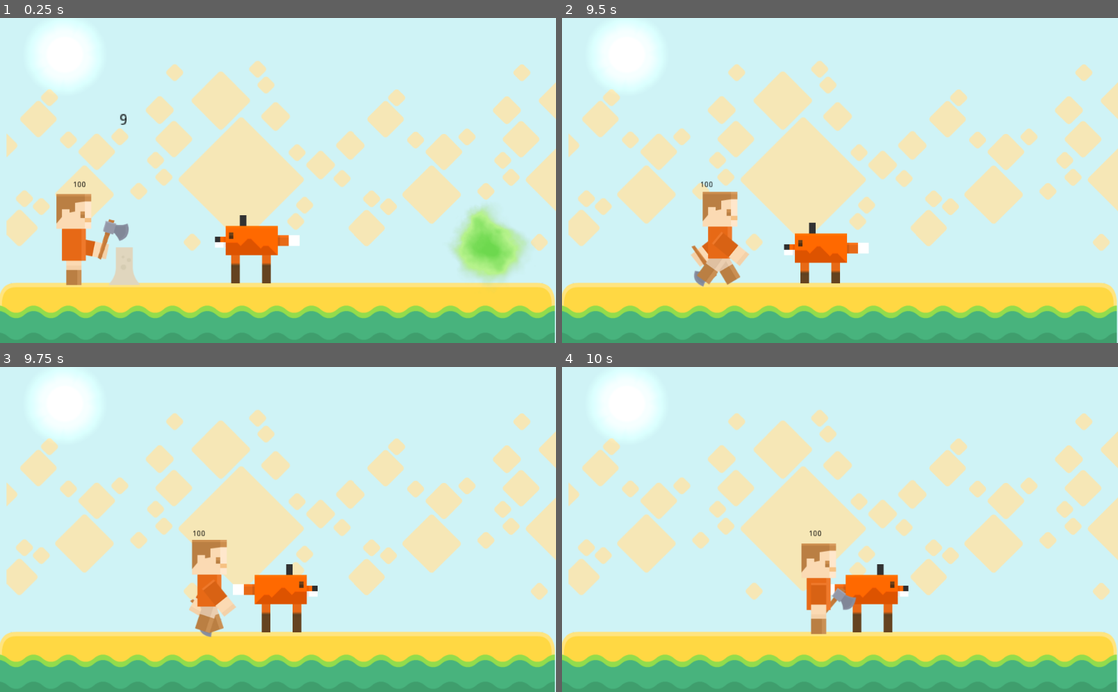
Above: before the commit, frames 1-4 (two rows, left to right).
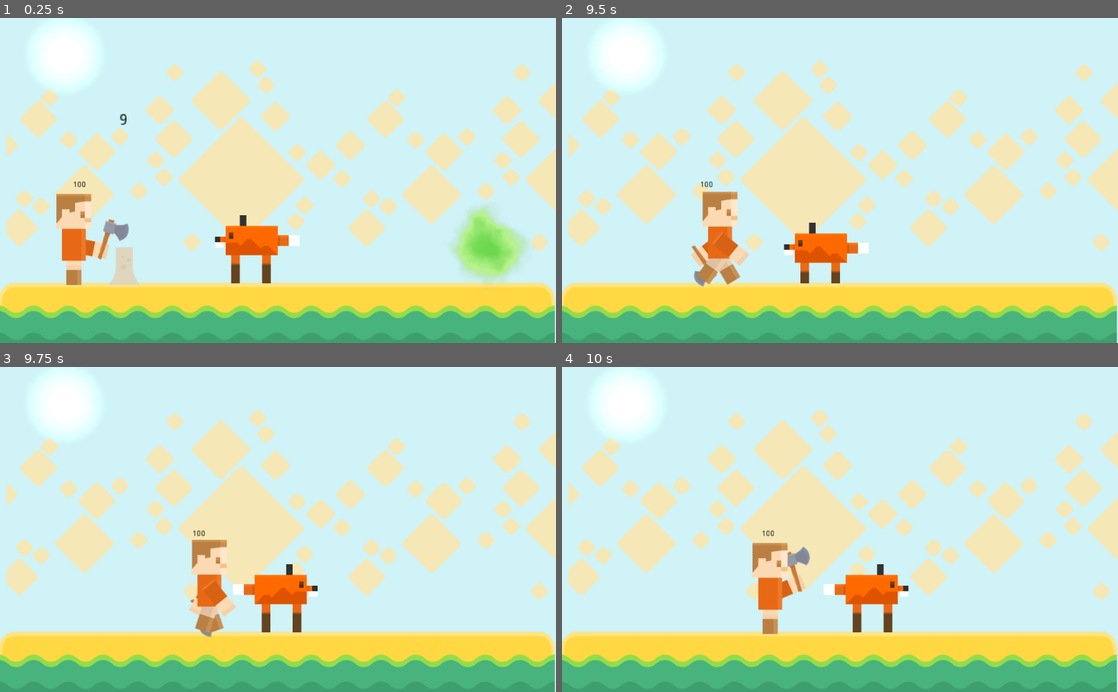
Above: after the commit, the same moments.

Repository: thiagola92/gamejamplus-2020
Game: Godot game, scene res://scenes/Main.tscn
Two runs of this game, one before a commit and one after it. Both use one fixed random seed, a clock stepped at 60 frames per second and the inputs below. The project has no main scene, so this scene is started directly.
Inputs:
- Up to frame 1 (0.25 s): no input
- Up to frame 2 (9.5 s): hold D 0.53-1.28 s; hold A 1.28-2.03 s; hold D 2.03-3.53 s; hold A 3.53-5.78 s; hold D 5.78-8.03 s; hold A from 8.03 s (still down)
- Up to frame 3 (9.75 s): release A at 9.53 s; hold D from 9.53 s (still down)
- Up to frame 4 (10 s): keep holding D

Frames 1-3 are identical in both runs. In frame 4, 2.8% of the frame differs, in the area x 34-53%, y 50-83%.

Commit message:
Update enemy and wall

Diff:
--- a/Game/scenes/Enemy.tscn
+++ b/Game/scenes/Enemy.tscn
@@ -17,14 +17,14 @@
 
 [sub_resource type="SpriteFrames" id=2]
 animations = [ {
+"frames": [ ExtResource( 9 ), ExtResource( 6 ), ExtResource( 8 ), ExtResource( 7 ), ExtResource( 5 ), ExtResource( 3 ), ExtResource( 1 ), ExtResource( 4 ) ],
+"loop": true,
+"name": "run",
+"speed": 5.0
+}, {
 "frames": [ ExtResource( 10 ), ExtResource( 11 ) ],
 "loop": true,
 "name": "attack",
-"speed": 5.0
-}, {
-"frames": [ ExtResource( 9 ), ExtResource( 6 ), ExtResource( 8 ), ExtResource( 7 ), ExtResource( 5 ), ExtResource( 3 ), ExtResource( 1 ), ExtResource( 4 ) ],
-"loop": true,
-"name": "run",
 "speed": 5.0
 } ]
 
@@ -53,4 +53,6 @@
 "_edit_use_anchors_": false
 }
 [connection signal="area_entered" from="." to="." method="_on_Enemy_area_entered"]
+[connection signal="area_exited" from="." to="." method="_on_Enemy_area_exited"]
+[connection signal="body_entered" from="." to="." method="_on_Enemy_body_entered"]
 [connection signal="timeout" from="AttackTimer" to="." method="_on_AttackTimer_timeout"]
--- a/Game/scripts/Inimigo.gd
+++ b/Game/scripts/Inimigo.gd
@@ -24,22 +24,36 @@
 		if can_attack && target.get_name() == "Wall":
 			can_attack = false
 
-			var alive = target.hit()
+			target.hit()
 			$AttackTimer.start()
-
-			if alive == false:
-				targets.erase(target)
 
 			break
 
 func _on_Enemy_area_entered(area):
-	$AnimatedSprite.play("attack")
-	speed = 0
+	if area.get_name() == "Wall":
+		$AnimatedSprite.play("attack")
+		speed = 0
 
-	targets.append(area)
+		targets.append(area)
+
+func _on_Enemy_area_exited(area):
+	targets.erase(area)
 
 func _on_AttackTimer_timeout():
 	can_attack = true
 
 func hit():
 	health -= 1
+
+func _on_Enemy_body_entered(body):
+	if body.get_name() == "Player":
+		$AnimatedSprite.play("attack")
+		speed = 0
+
+		targets.append(body)
+	else:
+		position.x -= 100
+		health -= 10
+
+		if health <= 0:
+			get_parent().remove_child(self)
--- a/Game/scripts/Wall.gd
+++ b/Game/scripts/Wall.gd
@@ -15,7 +15,6 @@
 
 	if health == 0:
 		kill_tree()
-		return false
 	elif health <= 25:
 		$AnimatedSprite.play("low")
 	elif health <= 50:
@@ -23,8 +22,6 @@
 	elif health <= 75:
 		$AnimatedSprite.play("half-high")
 
-	return true
-
 func grow_tree():
 	$AnimatedSprite.play("growing")
 
